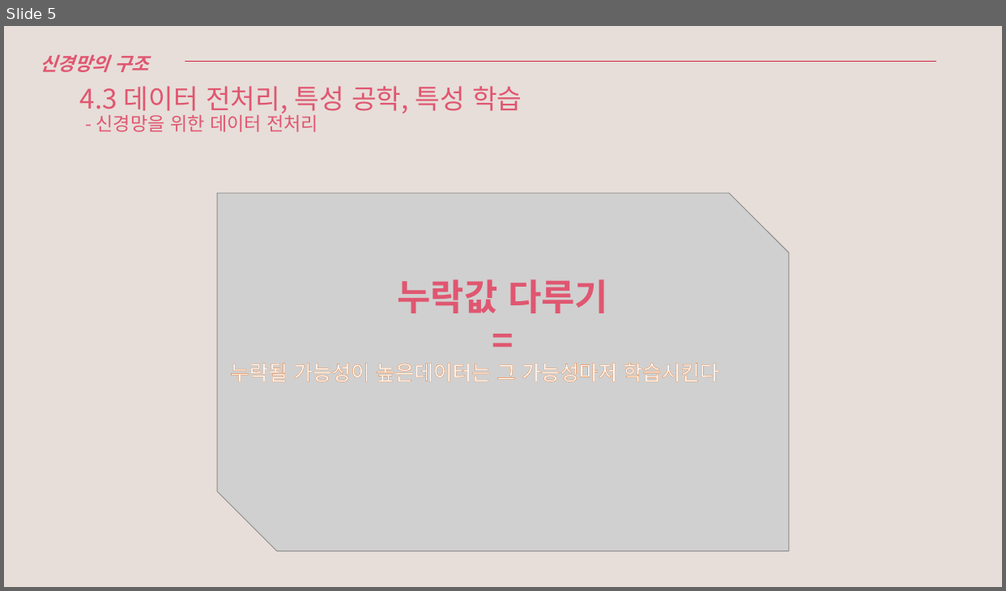
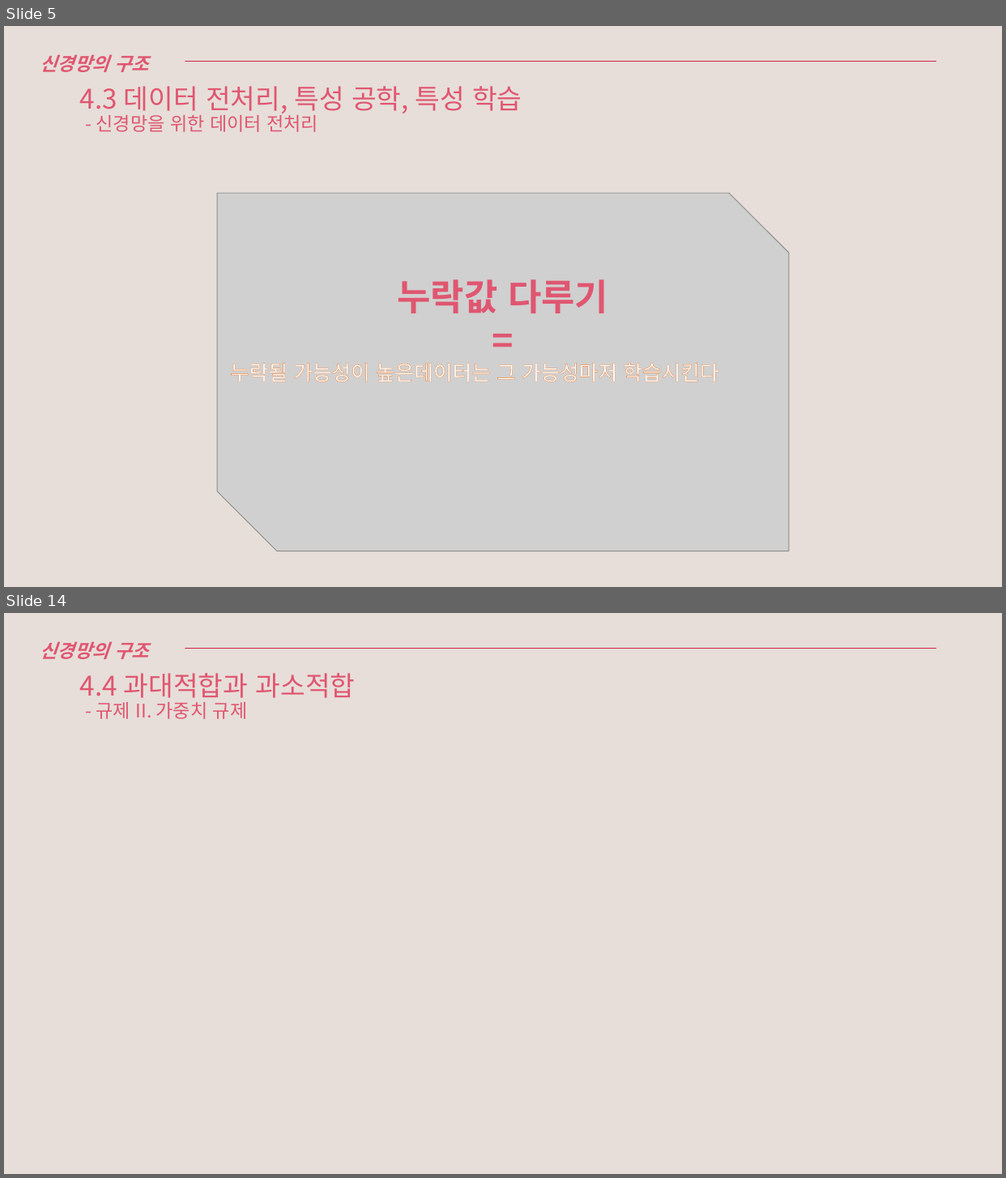
Before and after one commit to Leetaihaku/20W_DeepStudy, a slide deck: Deep_3,4.pptx. Shown one above the other, each under a label of ours: slide 5 before the commit, slides 5 and 14 after it; the slides between them are not shown. The pictures are 1006x591 and 1006x1178 pixels, drawn with LibreOffice and Linux fonts; fonts in the diff are those of the drawing; grey boxes stand for pictures. Boxes give left, top, right and bottom in pixels: in the first picture for what was removed or moved away, otherwise in the second. Text is boxed around its words. In the diff, an @@ line names an element or a change of style, - is before the commit and + after.

```diff
--- a/Deep_3,4.pptx
+++ b/Deep_3,4.pptx
@@ slide 14 added at <box>4,613,1002,1174</box>, background #E7DED9 @@
@@ text added at <box>40,641,149,659</box>, 18 pt, text #E05670, bold, italic @@
+신경망의 구조
@@ line added from (52, 648) to (937, 648), #D02646 0.5 pt @@
@@ title added at <box>80,673,356,719</box>, 26 pt, text #E05670 @@
+4.4 과대적합과 과소적합
+- 규제 II. 가중치 규제
```
Also in this commit, not shown: 1 slide changed, 7 other slides added.
